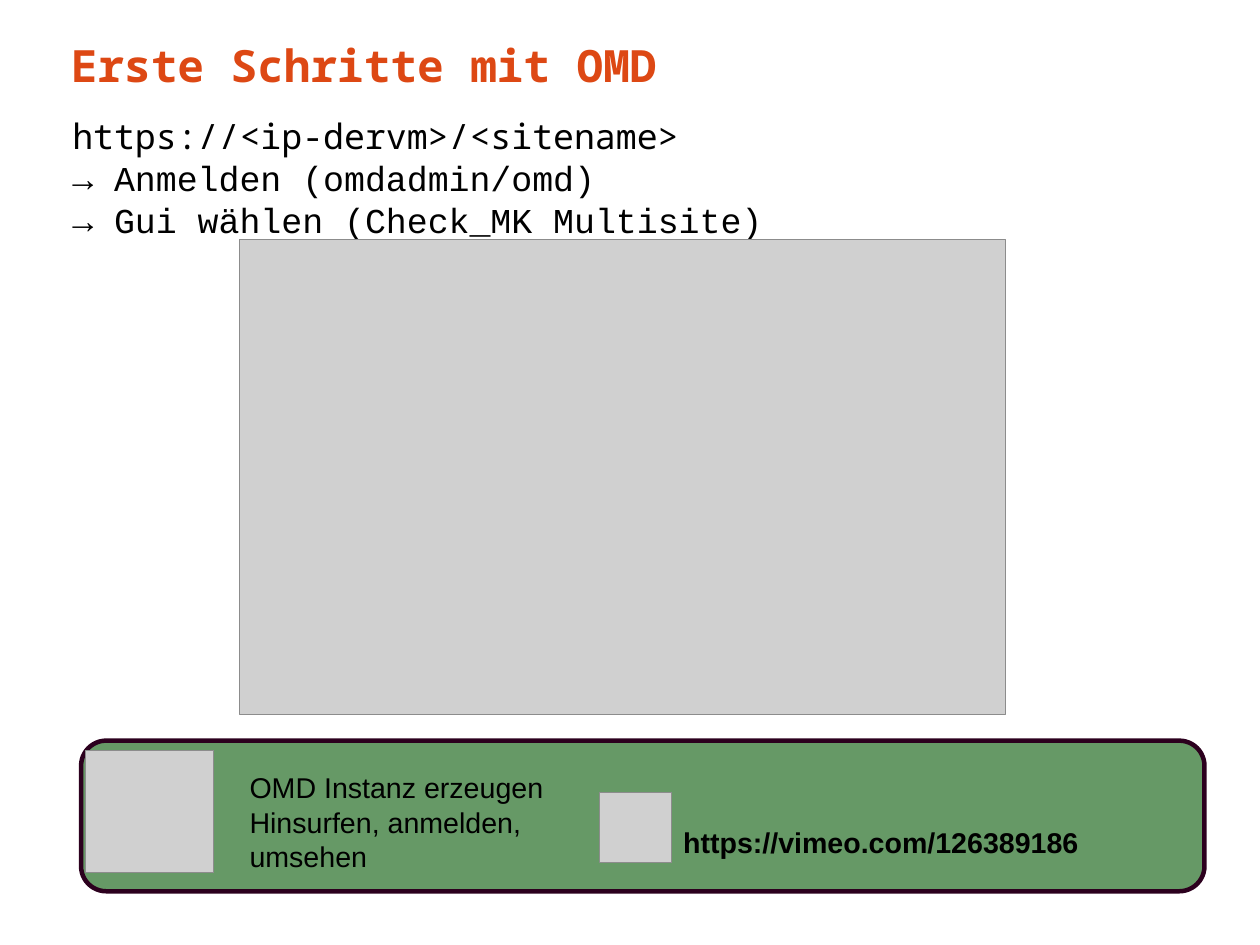
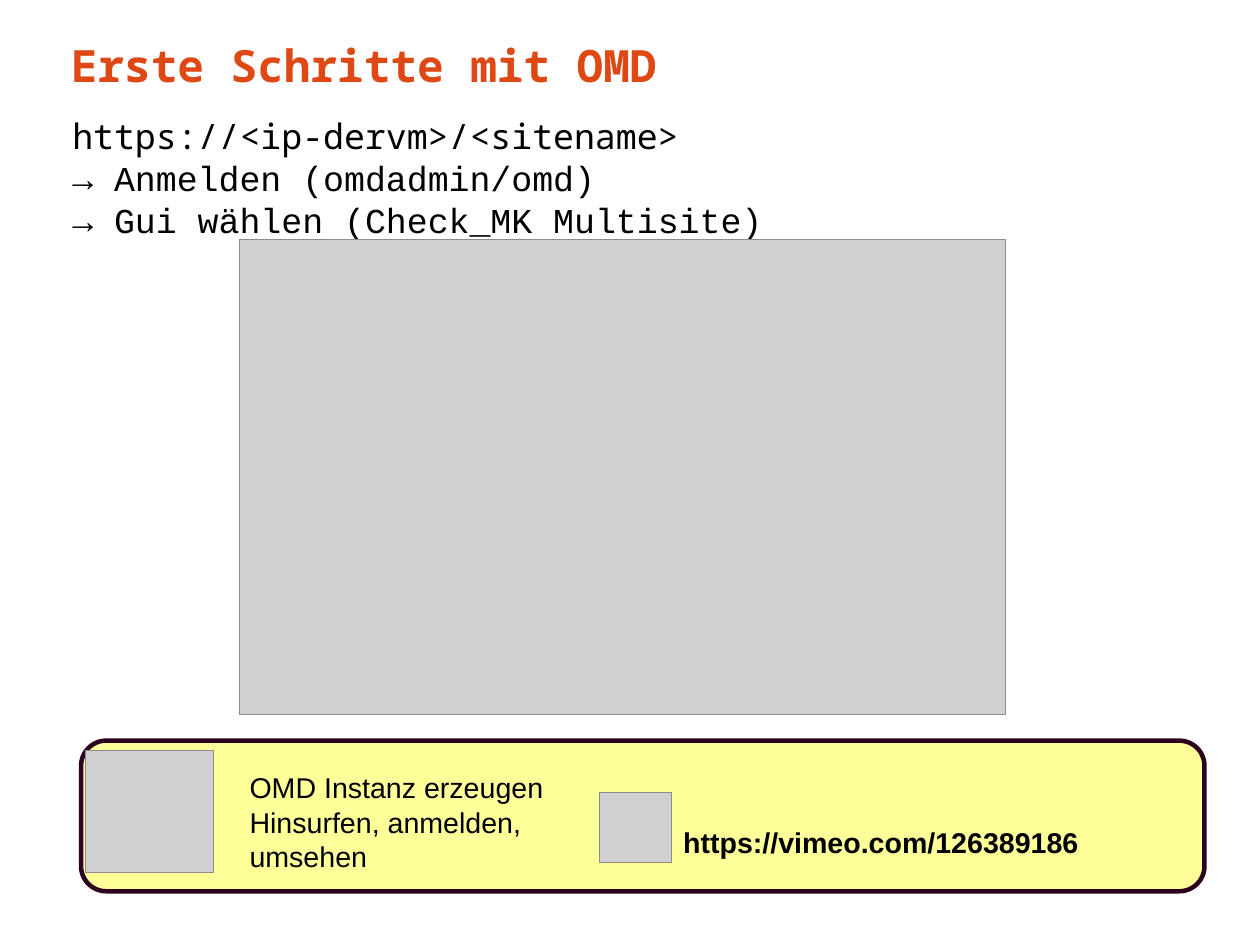
Before and after one commit to musikhuber/fobi-ES, a slide deck: slide 7 of material-OMD/praesentationen/010_omd_installation_erste_schritte.odp. Drawn at 1260x945 pixels with LibreOffice and Linux fonts; fonts in the diff are those of the drawing; grey boxes stand for pictures. Boxes give left, top, right and bottom in pixels: in the first picture for what was removed or moved away, otherwise in the second. Text is boxed around its words. In the diff, an @@ line names an element or a change of style, - is before the commit and + after.

```diff
--- a/material-OMD/praesentationen/010_omd_installation_erste_schritte.odp
+++ b/material-OMD/praesentationen/010_omd_installation_erste_schritte.odp
@@ rounded rectangle at [81, 741, 1205, 892]: fill #669966 to #FFFF99 @@
```
Also in this commit, not shown: 5 other slides changed, 5 other files.
